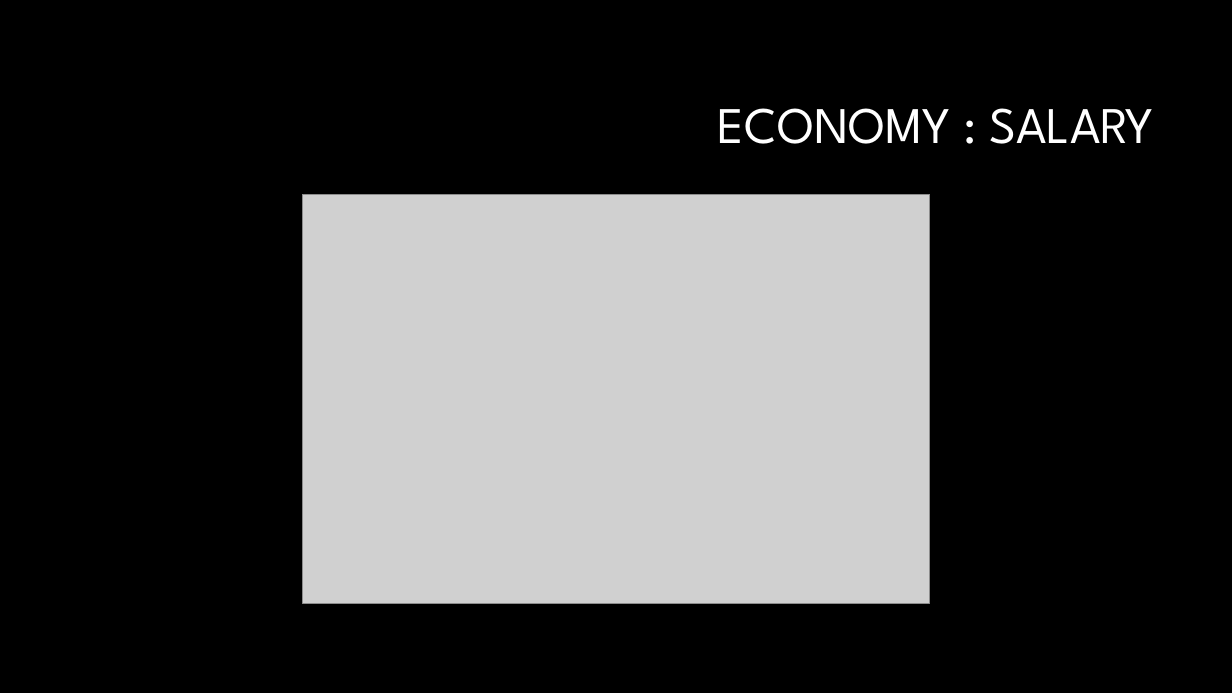
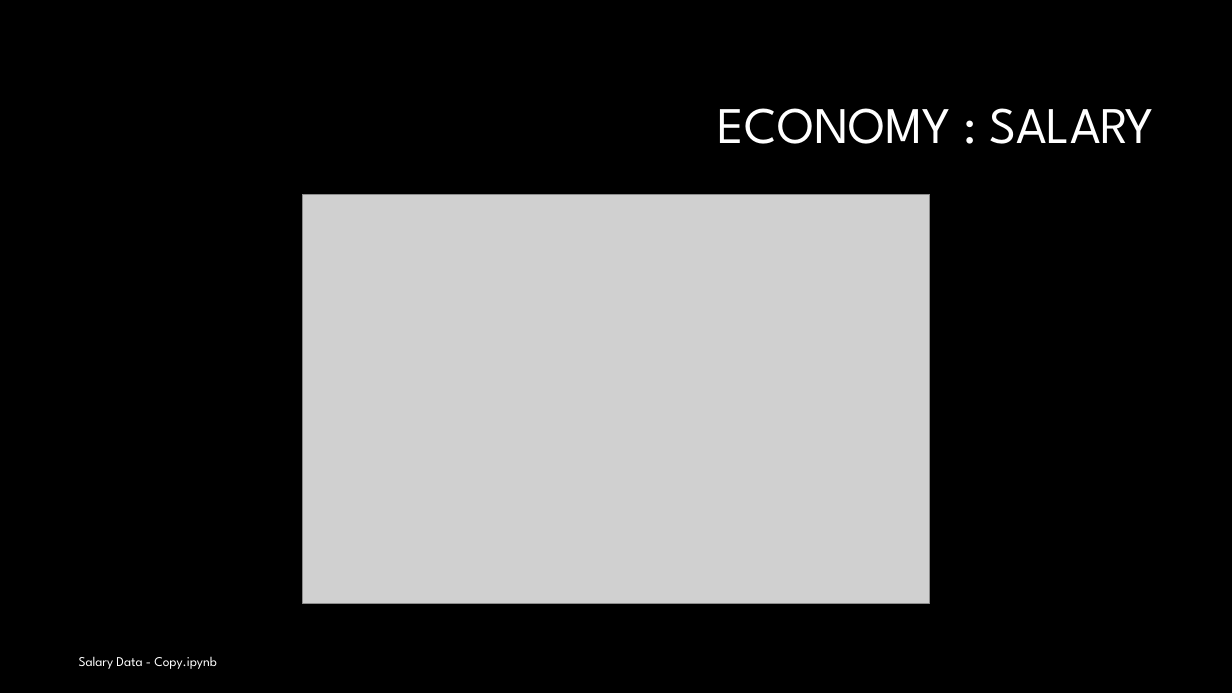
Before and after one commit to JANSSOC/Group6_Project, a slide deck: slide 7 of Group Project one .pptx (slide 6 before the commit). Drawn at 1232x693 pixels with LibreOffice and Linux fonts; fonts in the diff are those of the drawing; grey boxes stand for pictures; background and template pictures are left out. Boxes give left, top, right and bottom in pixels: in the first picture for what was removed or moved away, otherwise in the second. Text is boxed around its words. In the diff, an @@ line names an element or a change of style, - is before the commit and + after.

```diff
--- a/Group Project one .pptx
+++ b/Group Project one .pptx
@@ text added at (79,656,216,669), 10.5 pt, text #FFFFFF @@
+Salary Data - Copy.ipynb
```
Also in this commit, not shown: 9 other slides changed, 1 slide added.
